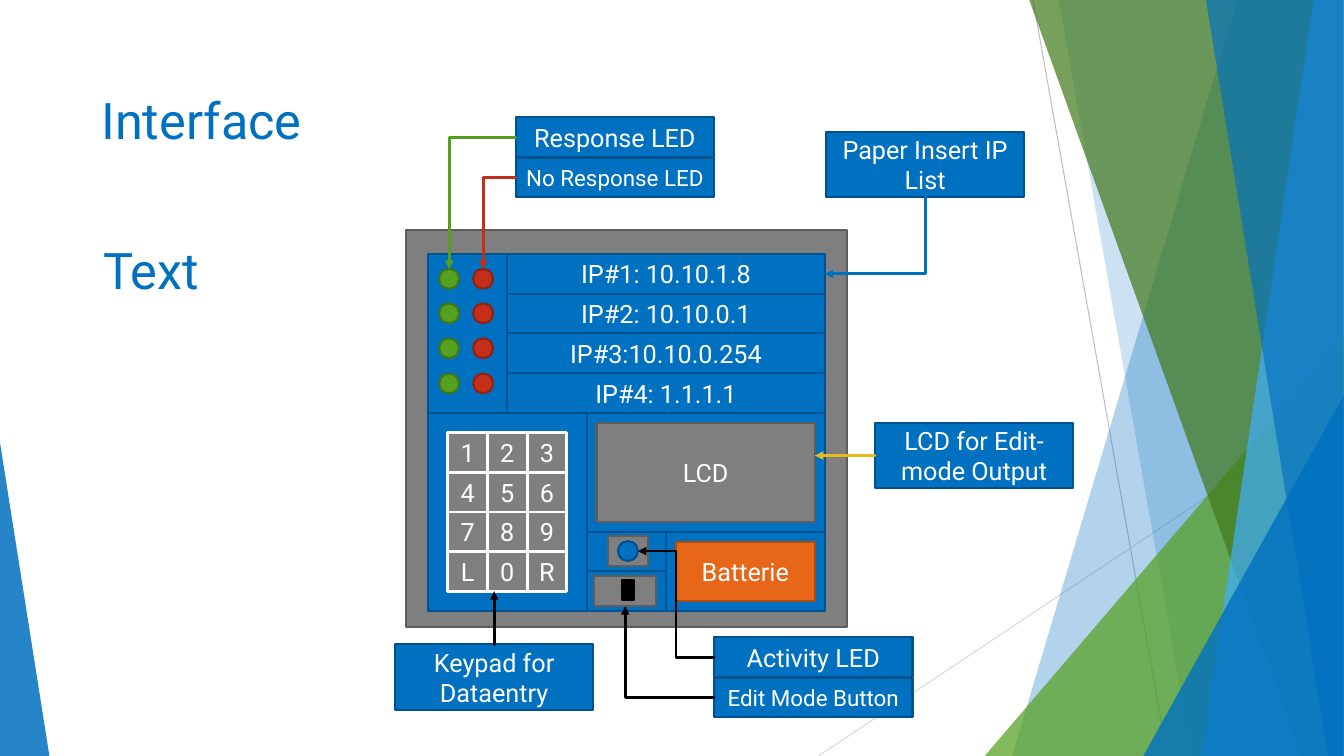
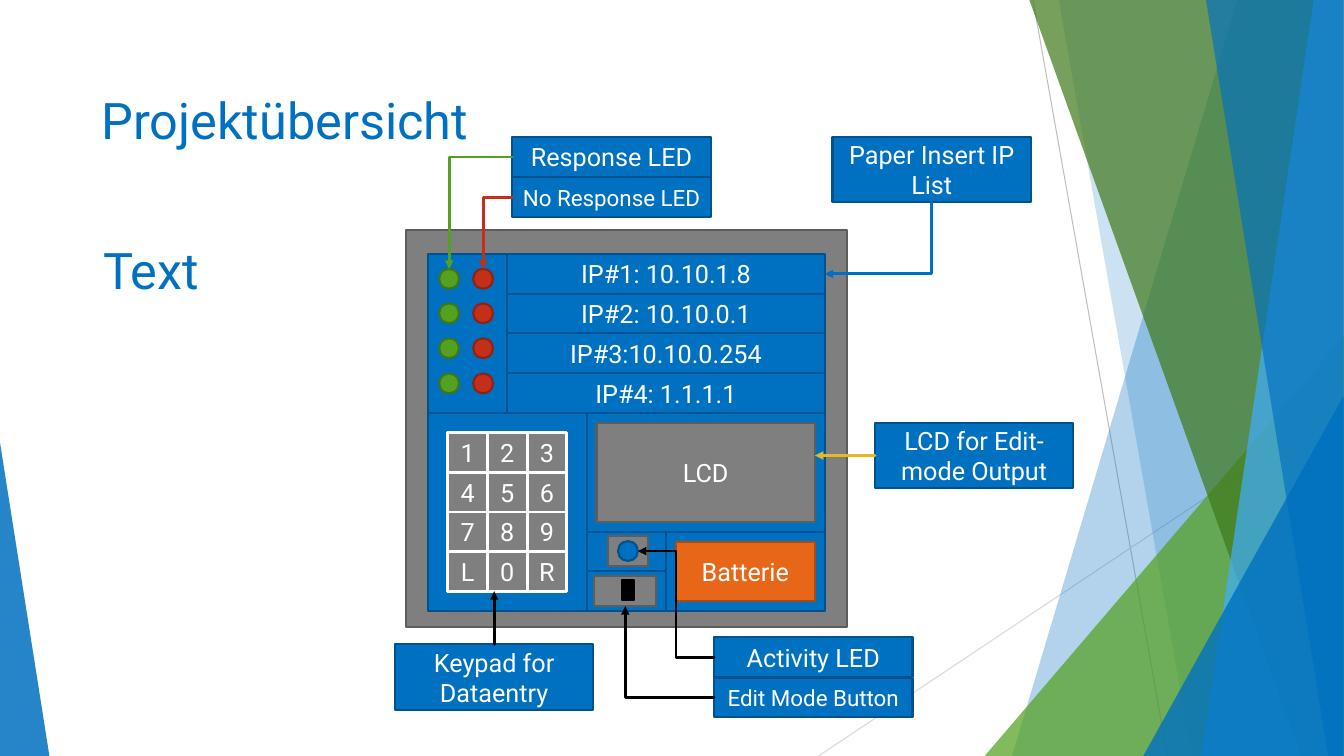
Before and after one commit to dariorthan/ESP32_NetworkFaultTester, a slide deck: slide 5 of CodeDoku/NetworkFaultTester_CodeOverview.pptx (slide 3 before the commit). Drawn at 1344x756 pixels with LibreOffice and Linux fonts; fonts in the diff are those of the drawing. Boxes give left, top, right and bottom in pixels: in the first picture for what was removed or moved away, otherwise in the second. Text is boxed around its words. In the diff, an @@ line names an element or a change of style, - is before the commit and + after.

```diff
--- a/CodeDoku/NetworkFaultTester_CodeOverview.pptx
+++ b/CodeDoku/NetworkFaultTester_CodeOverview.pptx
@@ text at [102, 101, 468, 150]: text changed @@
-Interface
+Projektübersicht
@@ rectangle "Response LED": place and size @@
-rectangle "Response LED" at [516, 117, 715, 156]
+rectangle "Response LED" at [512, 137, 711, 176]
@@ rectangle "Paper Insert IP List": place and size @@
-rectangle "Paper Insert IP List" at [826, 132, 1024, 198]
+rectangle "Paper Insert IP List" at [833, 137, 1031, 203]
@@ elbow arrow moved from (516, 137) - (450, 269) to (512, 157) - (450, 269) @@
@@ rectangle "No Response LED": place and size @@
-rectangle "No Response LED" at [516, 157, 715, 197]
+rectangle "No Response LED" at [512, 177, 711, 217]
@@ elbow arrow moved from (516, 177) - (483, 269) to (512, 198) - (483, 269) @@
@@ elbow arrow moved from (926, 198) - (825, 274) to (932, 203) - (825, 274) @@
```
Also in this commit, not shown: 3 other slides changed, 1 slide added.
